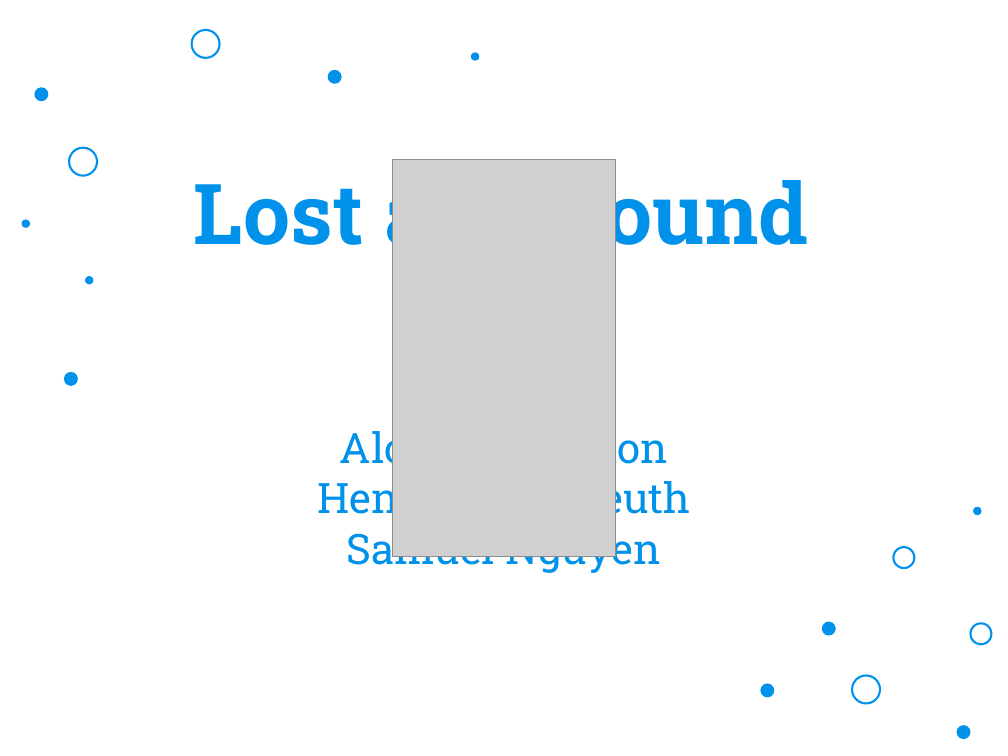
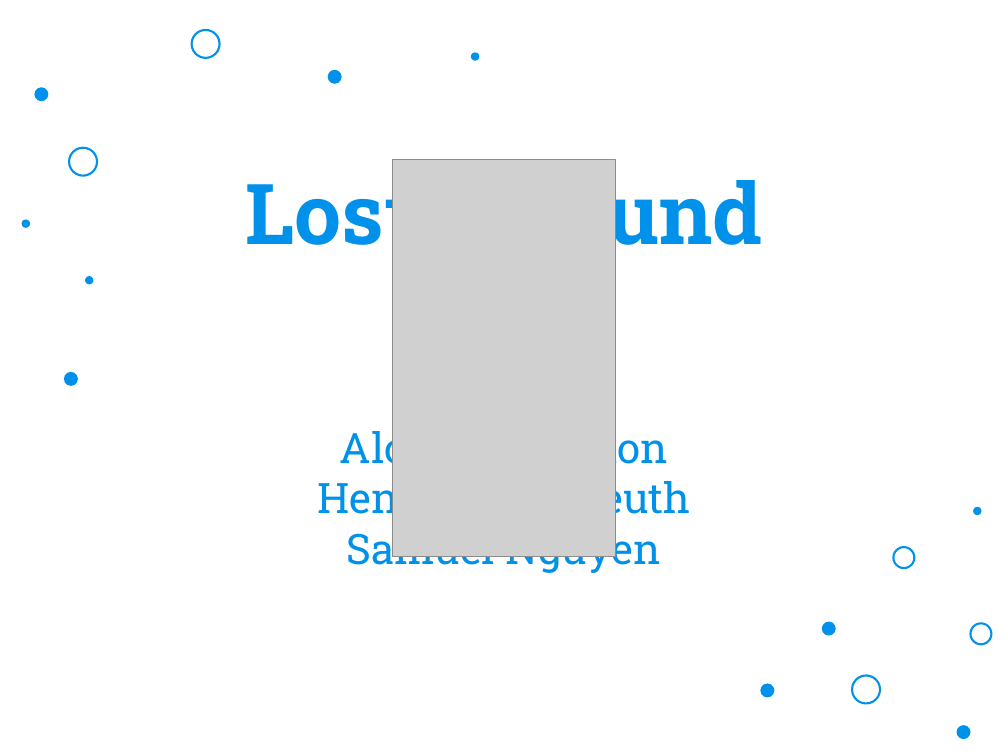
Before and after one commit to hkeopras/Lost-Found, a slide deck: slide 1 of Phase 1/Slides.pptx. Drawn at 1008x756 pixels with LibreOffice and Linux fonts; fonts in the diff are those of the drawing; grey boxes stand for pictures; background and template pictures are left out. Boxes give left, top, right and bottom in pixels: in the first picture for what was removed or moved away, otherwise in the second. Text is boxed around its words. In the diff, an @@ line names an element or a change of style, - is before the commit and + after.

Commit message:
Minor changes

```diff
--- a/Phase 1/Slides.pptx
+++ b/Phase 1/Slides.pptx
@@ title at (246,167,762,264): text changed @@
-Lost and Found
+Lost & Found
```
Also in this commit, not shown: 3 other slides changed, 2 slides added, 1 slide removed.
